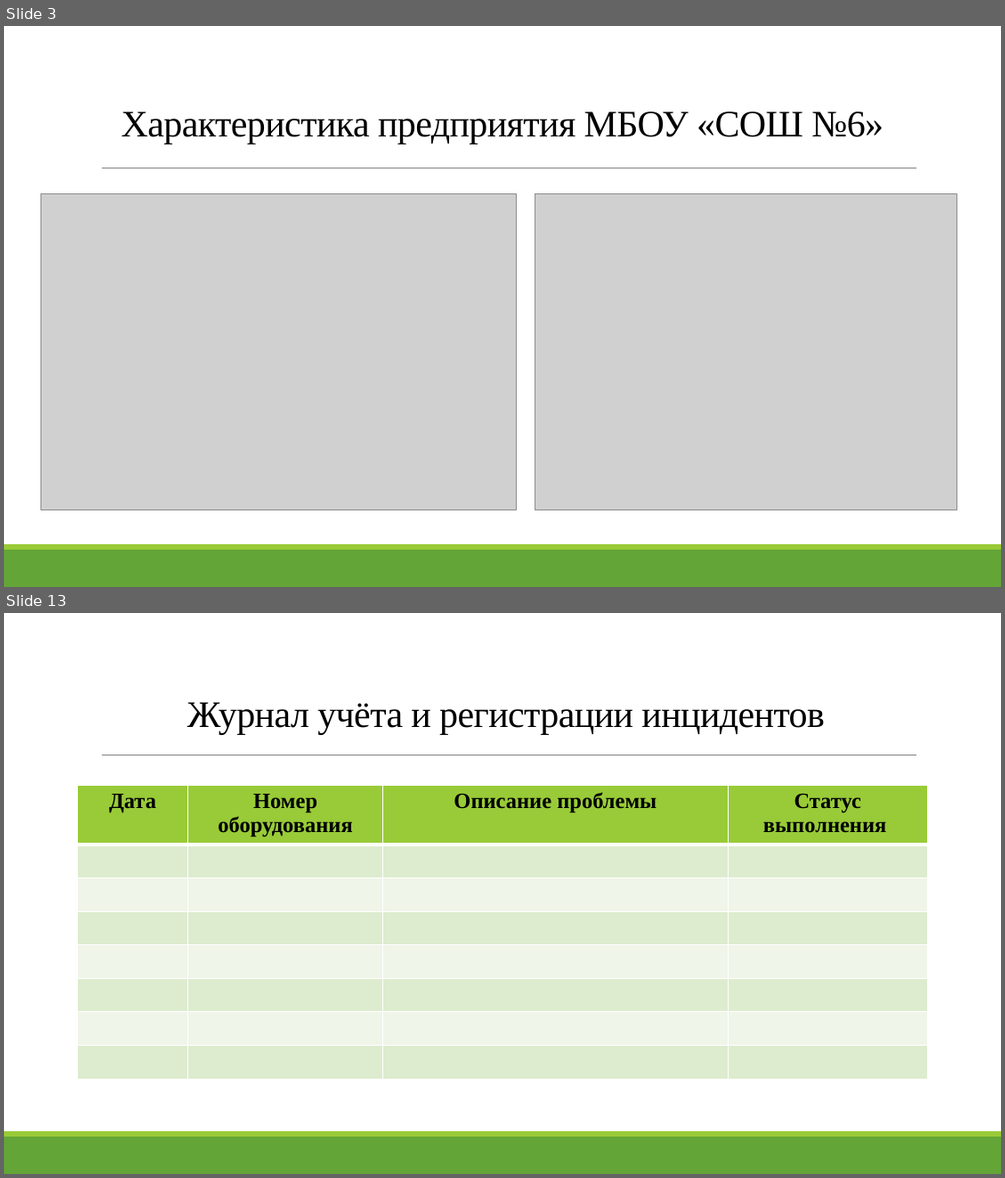
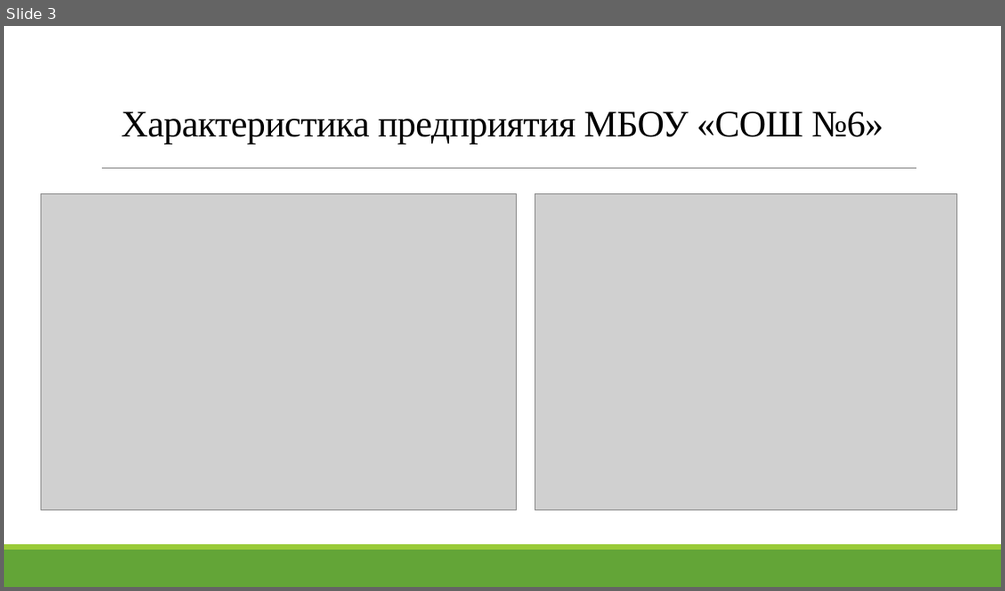
Before and after one commit to lizamlzw/yupk, a slide deck: практика Макарова.pptx. Shown one above the other, each under a label of ours: slides 3 and 13 before the commit, slide 3 after it; the slides between them are not shown. The pictures are 1005x1178 and 1005x591 pixels, drawn with LibreOffice and Linux fonts; fonts in the diff are those of the drawing; grey boxes stand for pictures. Boxes give left, top, right and bottom in pixels: in the first picture for what was removed or moved away, otherwise in the second. Text is boxed around its words. In the diff, an @@ line names an element or a change of style, - is before the commit and + after.

```diff
--- a/практика Макарова.pptx
+++ b/практика Макарова.pptx
@@ slide 13 removed at [4,613,1001,1174], background #FFFFFF; not listed: 3 template elements that a slide beside it also shows @@
@@ title removed at [187,702,825,734] @@
-Журнал учёта и регистрации инцидентов
@@ table removed at [77,785,928,1083], 8 rows, 4 columns @@
-Дата | Номер оборудования | Описание проблемы | Статус выполнения
- |  |  | 
- |  |  | 
- |  |  | 
- |  |  | 
- |  |  | 
- |  |  | 
- |  |  | 
```
Also in this commit, not shown: 1 slide changed, 8 slides added, 11 other slides removed, 1 other file.
